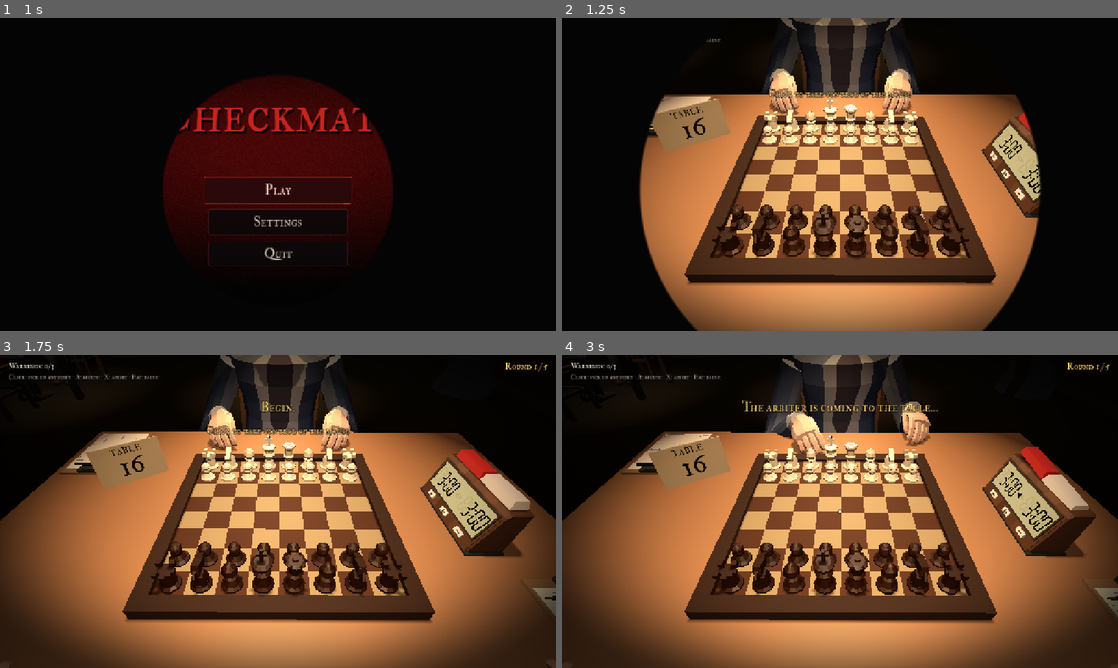
Above: before the commit, frames 1-4 (two rows, left to right).
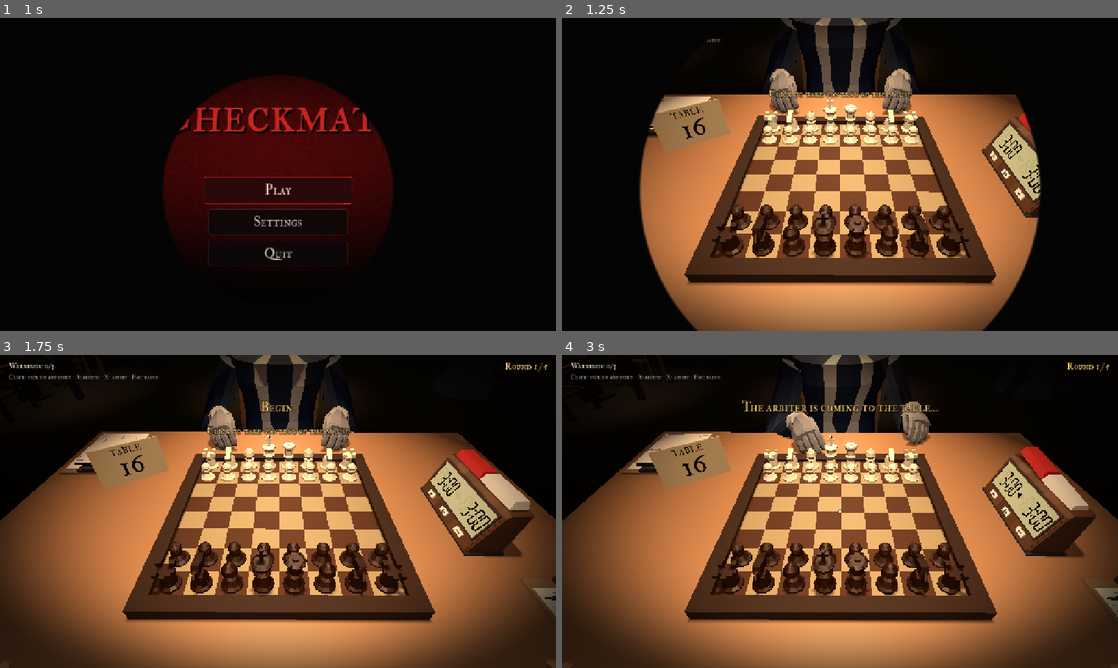
Above: after the commit, the same moments.

Repository: alan-pv/GJ-Horror
Game: Godot game, scene res://src/ui/main_menu.tscn
The game is run twice, just before and just after one commit, with the same random seed, the same clock (stepped at 60 frames per second) and the same inputs. Sound files missing from this copy of the repository are replaced by a short silence.
Inputs (mouse positions are in pixels of both pictures, inside the frame that each line leads up to):
- Up to frame 1 (1 s): click "Play" at 0.5 s
- Up to frame 2 (1.25 s): no input
- Up to frame 3 (1.75 s): tap Enter at 1.25 s; move the mouse to (400, 495) at 1.27 s; hold A (accuse) from 1.28 s (still down); click (400, 495) at 1.42 s; tap Space at 1.52 s
- Up to frame 4 (3 s): release A (accuse) at 2 s; tap Enter at 2, 2.75, 2.85 s; drag from (728, 527) to (812, 574) at 2.02 s; move the mouse to (895, 442) at 2.77 s; hold A (accuse) from 2.78 s (still down); click (895, 442) at 2.92 s

Frame 1 is identical in both runs. In frame 2, 1.5% of the frame differs, in the area x 36-64%, y 0-31%; in frame 3, 1.6%; in frame 4, 1.8%, in the area x 36-67%, y 0-32%.

Commit message:
player.glb editado a mano, sin ojos, y grito de acusación en 8 bits
- art/fix_glb.py: quita sufijos .NNN, borra/renombra animaciones y recompacta el buffer
- player.glb limpio: fuera las animaciones del árbitro que se colaron, walk.001 pasa a walk (1,35 MB → 1,0 MB)
- Los materiales se buscan sin sufijo .NNN; los jugadores ya no tienen ojos
- VoiceBlips.ACCUSER: "Cheater!" balbuceado y creciente en lugar del efecto shout (otra mesa, rival y humano)
- Tolerancia del bucle de animación a 1,0° por el remuestreo a 24 fps

Diff:
--- a/data/events/acusacion_ajena.tres
+++ b/data/events/acusacion_ajena.tres
@@ -11,7 +11,7 @@
 duration = 3.5
 weight = 1.2
 cooldown = 35.0
-sound = &"shout"
+sound = &""
 intensity = 0.7
 min_tension = 0.0
 turn_chance = 0.8
--- a/src/client/character/character_figure.gd
+++ b/src/client/character/character_figure.gd
@@ -77,13 +77,11 @@
 
 
 ## Aspecto de un bot: maniquí gris sin rasgos. Conserva la ropa de `base` (si viene vacío,
-## la saca de `random_look(rng)`); la piel y los ojos son del mismo gris mate. Los ojos son una caja con material `Eyes` dentro de la malla del cuerpo,
-## así que se pintan del color de la piel; la nariz y las orejas son geometría de `Skin` y
+## la saca de `random_look(rng)`); la piel es de un gris mate. Los personajes no tienen ojos; la nariz y las orejas son geometría de `Skin` y
 ## quedan como relieve sutil. El cuerpo del humano y el árbitro NO usan esto.
 static func bot_look(rng: RandomNumberGenerator, base: Dictionary = {}) -> Dictionary:
 	var look: Dictionary = base.duplicate() if not base.is_empty() else random_look(rng)
 	look["skin"] = BOT_SKIN
-	look["eyes"] = BOT_SKIN
 	return look
 
 
--- a/src/client/character/figure_base.gd
+++ b/src/client/character/figure_base.gd
@@ -25,7 +25,7 @@
 ## Hueso -> nombre del material que lleva `setup`.
 const LOOK_MATERIALS := {
 	"skin": "Skin", "shirt": "Shirt", "jacket": "Jacket",
-	"pants": "Pants", "shoes": "Shoes", "eyes": "Eyes",
+	"pants": "Pants", "shoes": "Shoes",
 }
 ## Posición aproximada entre los ojos / centro de la cabeza respecto al origen del hueso
 ## Head en reposo, en ejes del esqueleto (el modelo mira a +Z).
@@ -105,9 +105,9 @@
 
 # --- Aspecto ----------------------------------------------------------------------
 
-## Aplica un aspecto. Claves opcionales: `skin`, `shirt`, `jacket`, `pants`, `shoes`,
-## `eyes` (Color). Los materiales son propios de
-## esta instancia: no tiñe a las demás.
+## Aplica un aspecto. Claves opcionales: `skin`, `shirt`, `jacket`, `pants`, `shoes`
+## (Color). Los materiales son propios de esta instancia: no tiñe a las demás. Los
+## personajes no tienen ojos (no hay material `Eyes`).
 func setup(look: Dictionary) -> void:
 	applied_look = look.duplicate()
 	for key in LOOK_MATERIALS:
@@ -125,6 +125,13 @@
 		if node != null:
 			node.get_parent().remove_child(node)
 			node.free()
+
+
+## Nombre sin el sufijo `.NNN` de Blender (`Skin.001` -> `Skin`).
+static func _base_name(n: String) -> String:
+	var re := RegEx.new()
+	re.compile("\\.\\d{3}$")
+	return re.sub(n, "")
 
 
 ## Duplica los materiales de cada malla para poder teñirlos sin afectar otras instancias.
@@ -142,9 +149,11 @@
 				var c := orig.duplicate() as Material
 				copies[orig] = c
 				if c is StandardMaterial3D:
-					var arr: Array = _materials.get(c.resource_name, [])
+					# Se indexa sin el sufijo `.NNN` que Blender añade a nombres repetidos.
+					var key := _base_name(c.resource_name)
+					var arr: Array = _materials.get(key, [])
 					arr.append(c)
-					_materials[c.resource_name] = arr
+					_materials[key] = arr
 			(mi as MeshInstance3D).set_surface_override_material(s, copies[orig])
 
 
--- a/src/client/events/event_module.gd
+++ b/src/client/events/event_module.gd
@@ -62,6 +62,7 @@
 	stage.darkness_changed.connect(root.server.set_blackout)
 
 	root.server.rival_event.connect(_on_rival_event)
+	root.server.accusation_started.connect(_on_accusation_shout)
 	root.players_remaining_changed.connect(set_players_remaining)
 	set_players_remaining(root.players_left(), root.manager.player_count)
 
@@ -192,6 +193,15 @@
 	return true
 
 
+## Quien acusa grita "Cheater!" con voz de 8 bits: el rival, desde su cabeza (espacial);
+## el humano, con voz propia y más grave, sin espacialidad.
+func _on_accusation_shout(accuser: int) -> void:
+	if accuser == root.rival_color:
+		stage.shout(root.avatar.head.global_position)
+	else:
+		stage.shout(Vector3.ZERO, null, false, 0.8)
+
+
 # --- Eventos del rival ----------------------------------------------------------------------------
 
 ## El servidor confirmó que `color` tosió.
--- a/src/client/events/event_sounds.gd
+++ b/src/client/events/event_sounds.gd
@@ -27,8 +27,6 @@
 			return _thud()
 		&"cough":
 			return _cough()
-		&"shout":
-			return _shout()
 		&"clack":
 			return _clack()
 		&"bulb_pop":
@@ -145,26 +143,6 @@
 	return b
 
 
-## Grito de "¡trampa!": pulso vocal con vibrato, armónicos y un fondo de aire.
-static func _shout() -> PackedFloat32Array:
-	var r := _rng(14)
-	var seconds := 0.85
-	var b := _buffer(seconds)
-	var ph := 0.0
-	for i in b.size():
-		var t := float(i) / RATE
-		var f := 210.0 + 70.0 * sin(t * 5.5) * 0.4 + 90.0 * t
-		ph += TAU * f / RATE
-		# Dos formantes burdos: vocal "a" alternando con la "i" de la última sílaba.
-		var open := 1.0 if t < 0.55 else 0.55
-		var wave := sin(ph) + 0.6 * sin(ph * 2.0) * open + 0.5 * sin(ph * 3.0) + 0.25 * sin(ph * 5.0) * (1.0 - open * 0.5)
-		var env := minf(t / 0.03, 1.0) * (1.0 - smoothstep(0.6, seconds, t))
-		# Corte entre sílabas (tram-pa).
-		env *= 1.0 - 0.8 * exp(-pow((t - 0.38) / 0.025, 2.0))
-		b[i] = wave * env * 0.35 + r.randf_range(-1.0, 1.0) * env * 0.05
-	return b
-
-
 ## Pieza que cae y rebota sobre madera/piso: clics agudos cada vez más juntos.
 static func _clack() -> PackedFloat32Array:
 	var r := _rng(15)
--- a/src/client/events/event_stage.gd
+++ b/src/client/events/event_stage.gd
@@ -216,6 +216,42 @@
 	return is_inside_tree()
 
 
+## "Cheater!" gritado con voz de 8 bits (`VoiceBlips.Speaker.ACCUSER`). Con `parent` (la
+## cabeza de quien grita) o `pos` suena espacial; con `spatial = false` es un reproductor
+## plano (la voz del propio jugador). `pitch` baja o sube la voz.
+func shout(pos: Vector3, parent: Node3D = null, spatial: bool = true, pitch: float = 1.0) -> Node:
+	var stream := VoiceBlips.build(VoiceBlips.Speaker.ACCUSER, "Cheater!")
+	if stream == null:
+		return null
+	var vol := VoiceBlips.volume_db(VoiceBlips.Speaker.ACCUSER)
+	var p: Node
+	if spatial:
+		var p3 := AudioStreamPlayer3D.new()
+		p3.stream = stream
+		p3.unit_size = 6.0
+		p3.max_distance = 45.0
+		p3.volume_db = vol + 6.0
+		p3.pitch_scale = pitch
+		p = p3
+	else:
+		var p2 := AudioStreamPlayer.new()
+		p2.stream = stream
+		p2.volume_db = vol
+		p2.pitch_scale = pitch
+		p2.bus = &"SFX" if AudioServer.get_bus_index(&"SFX") >= 0 else &"Master"
+		p = p2
+	if spatial and parent != null:
+		parent.add_child(p)
+		(p as Node3D).position = Vector3(0.0, 1.5, 0.0)
+	else:
+		add_child(p)
+		if spatial:
+			(p as Node3D).global_position = pos
+	p.connect(&"finished", p.queue_free)
+	p.call(&"play")
+	return p
+
+
 # --- Acusación ajena ---------------------------------------------------------------------
 
 ## Alguien de otra mesa (una figura real, prestada por su `BackgroundTable`) se queda sentado,
@@ -226,7 +262,7 @@
 	var loan := _borrow(table)
 	if loan.is_empty():
 		# Sin figura libre en esa mesa: solo se oye el grito.
-		play_sound(&"shout", origin + Vector3(0.0, 1.5, 0.0), 6.0)
+		shout(origin + Vector3(0.0, 1.5, 0.0))
 		return
 	var f: CharacterFigure = loan.fig
 	var seat: int = loan.seat
@@ -235,7 +271,7 @@
 	f.play_role_once(&"sit_startle")
 	get_tree().create_timer(0.5).timeout.connect(func() -> void:
 		if is_instance_valid(f):
-			play_sound(&"shout", f.head_global_position(), 6.0))
+			shout(f.head_global_position()))
 	if not await _pause(maxf(duration, 1.5)):
 		return
 	if is_instance_valid(f):
--- a/src/client/voice/voice_blips.gd
+++ b/src/client/voice/voice_blips.gd
@@ -6,9 +6,11 @@
 ## quien reproduce es `Hud` (un reproductor por hablante: la voz nueva corta la anterior).
 ##
 ## Dos hablantes: el jugador (agudo y suave: seno/triángulo) y el árbitro (grave y áspero:
-## cuadrada + diente de sierra desafinados, vibrato lento y un eco corto).
+## cuadrada + diente de sierra desafinados, vibrato lento y un eco corto). Un tercero, el
+## acusador (`ACCUSER`), es el grito de "Cheater!": pulso estrecho agudo, blips cortos y
+## rápidos, tono que sube a lo largo de la palabra y más volumen.
 
-enum Speaker { PLAYER, ARBITER }
+enum Speaker { PLAYER, ARBITER, ACCUSER }
 
 const RATE := 22050
 ## Tope del balbuceo: un texto largo no hace sonar más que esto.
@@ -23,6 +25,12 @@
 
 ## Parámetros de cada voz. `interval` = separación entre blips; `length` = duración de cada uno.
 static func params(speaker: Speaker) -> Dictionary:
+	if speaker == Speaker.ACCUSER:
+		# `rise` = semitonos que sube el tono de cada blip respecto al anterior (grito creciente).
+		return {
+			"base": 700.0, "interval": 0.042, "length": 0.05, "volume_db": -2.0,
+			"scale": [0, 4, 7, 12, 5, 9], "echo_delay": 0.0, "echo_gain": 0.0, "rise": 0.9,
+		}
 	if speaker == Speaker.ARBITER:
 		return {
 			"base": 92.0, "interval": 0.085, "length": 0.085, "volume_db": -4.0,
@@ -50,6 +58,7 @@
 	var p := params(speaker)
 	var scale: Array = p.scale
 	var step: float = p.interval
+	var rise: float = p.get("rise", 0.0)
 	var t := 0.0
 	for i in text.length():
 		var c := text.unicode_at(i)
@@ -69,7 +78,8 @@
 			break
 		# Tono determinista según la letra y su posición (suena a "habla" y no a escala).
 		var semis: int = scale[(c * 5 + i * 3) % scale.size()]
-		out.append({"t": t, "freq": float(p.base) * pow(2.0, semis / 12.0)})
+		var up := rise * float(out.size())
+		out.append({"t": t, "freq": float(p.base) * pow(2.0, (semis + up) / 12.0)})
 		t += step
 	return out
 
@@ -107,6 +117,13 @@
 			v = 0.55 * square + 0.45 * saw
 			# Un polo para quitarle el filo más agudo (suena más sordo).
 			lp += (v - lp) * 0.35
+			v = lp
+		elif speaker == Speaker.ACCUSER:
+			# Pulso estrecho (25 %) con deslizamiento hacia arriba: chillido de chip.
+			var f3 := freq * (1.0 + 0.18 * u)
+			phase = fposmod(phase + f3 / RATE, 1.0)
+			v = 1.0 if phase < 0.25 else -1.0
+			lp += (v - lp) * 0.6
 			v = lp
 		else:
 			var f2 := freq * (1.0 + 0.05 * u)
--- a/tests/test_character_figure.gd
+++ b/tests/test_character_figure.gd
@@ -131,11 +131,12 @@
 	rng.seed = 3
 	var look := CharacterFigure.bot_look(rng)
 	check(look["skin"] == CharacterFigure.BOT_SKIN, "piel gris")
-	check(look["eyes"] == look["skin"], "ojos del color de la piel")
+	check(not look.has("eyes"), "sin ojos")
 	var f := _spawn(CharacterFigure.new()) as CharacterFigure
 	f.setup(look)
-	for mat in f._materials.get("Eyes", []):
-		check((mat as StandardMaterial3D).albedo_color == CharacterFigure.BOT_SKIN, "ojos pintados de gris")
+	check(not f._materials.has("Eyes"), "el modelo no trae material Eyes")
+	check(f._materials.has("Skin") and not f._materials.has("Skin.001"), "materiales sin sufijo")
+	check(FigureBase._base_name("Shirt.001") == "Shirt" and FigureBase._base_name("Shirt") == "Shirt", "_base_name")
 	f.play(&"sit_idle", 0.5)
 	check(f.is_blending() or true, "is_blending existe")
 
@@ -397,7 +398,8 @@
 					worst = maxf(worst, rad_to_deg((a as Quaternion).angle_to(b)))
 				elif a is Vector3:
 					worst = maxf(worst, ((a as Vector3) - (b as Vector3)).length() * 100.0)
-			check(worst < 0.6, "%s cierra el ciclo (salto %.2f)" % [c, worst])
+			# Umbral 1.0: las animaciones re-muestreadas a 24 fps (edición a mano) cierran el ciclo con hasta ~0.7 de salto.
+			check(worst < 1.0, "%s cierra el ciclo (salto %.2f)" % [c, worst])
 	f.free()
 
 
--- a/tests/test_voice_blips.gd
+++ b/tests/test_voice_blips.gd
@@ -77,3 +77,28 @@
 	check(VoiceBlips.build(P, "...") == null, "sin letras no hay stream")
 	var sa := VoiceBlips.build(A, "Too close.")
 	check(sa != s, "hablantes distintos, streams distintos")
+
+
+func test_accuser_shout_is_high_fast_and_rising() -> void:
+	var C := VoiceBlips.Speaker.ACCUSER
+	var plan := VoiceBlips.plan(C, "Cheater!")
+	check_eq(plan.size(), 7, "un blip por letra")
+	check(VoiceBlips.base_freq(C) > VoiceBlips.base_freq(P), "más agudo que el jugador")
+	check(VoiceBlips.volume_db(C) > VoiceBlips.volume_db(P), "más fuerte que el jugador")
+	check(VoiceBlips.params(C).interval < VoiceBlips.params(P).interval, "más rápido")
+	check(float(plan[-1].freq) > float(plan[0].freq) * 1.5, "el tono sube a lo largo de la palabra")
+	check(VoiceBlips.duration(C, "Cheater!") < 0.5, "grito corto")
+	check_eq(plan, VoiceBlips.plan(C, "Cheater!"), "determinista")
+	# Las otras voces no suben de tono (la subida es solo del acusador).
+	check_eq(VoiceBlips.params(P).get("rise", 0.0), 0.0, "jugador sin subida")
+
+
+func test_accuser_stream_is_built() -> void:
+	var s := VoiceBlips.build(VoiceBlips.Speaker.ACCUSER, "Cheater!")
+	check(s != null and s.data.size() > 1000, "stream sintetizado")
+	check(VoiceBlips.build(VoiceBlips.Speaker.ACCUSER, "!!") == null, "sin letras: nada")
+	var blip := VoiceBlips.synth_blip(VoiceBlips.Speaker.ACCUSER, 800.0)
+	var peak := 0.0
+	for v in blip:
+		peak = maxf(peak, absf(v))
+	check(peak > 0.3 and peak <= 1.0, "amplitud razonable")
Binary file changed: assets/models/characters/player.glb
Not shown, changed: art/README.md
Not shown, added: art/fix_glb.py
Not shown, changed: docs/arquitectura.md
